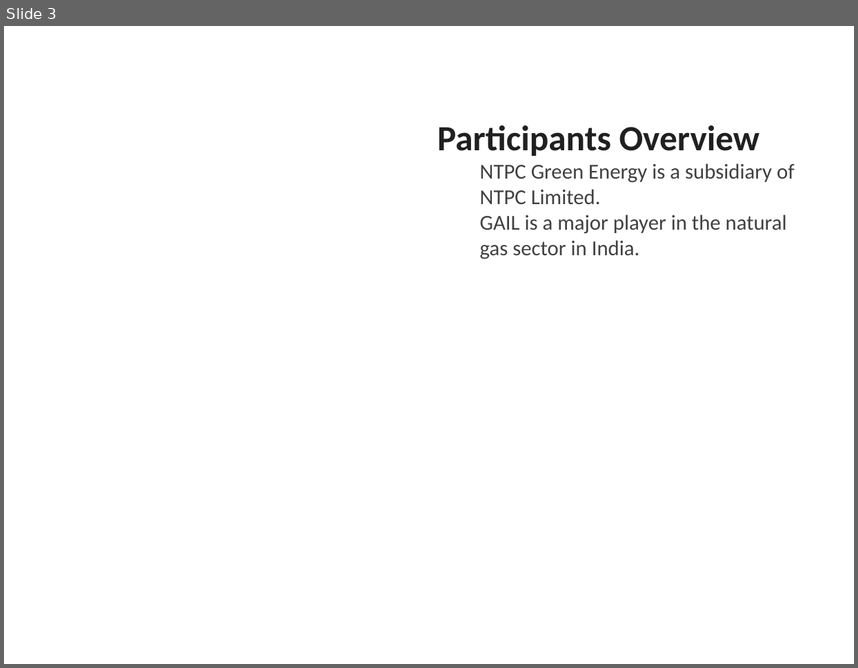
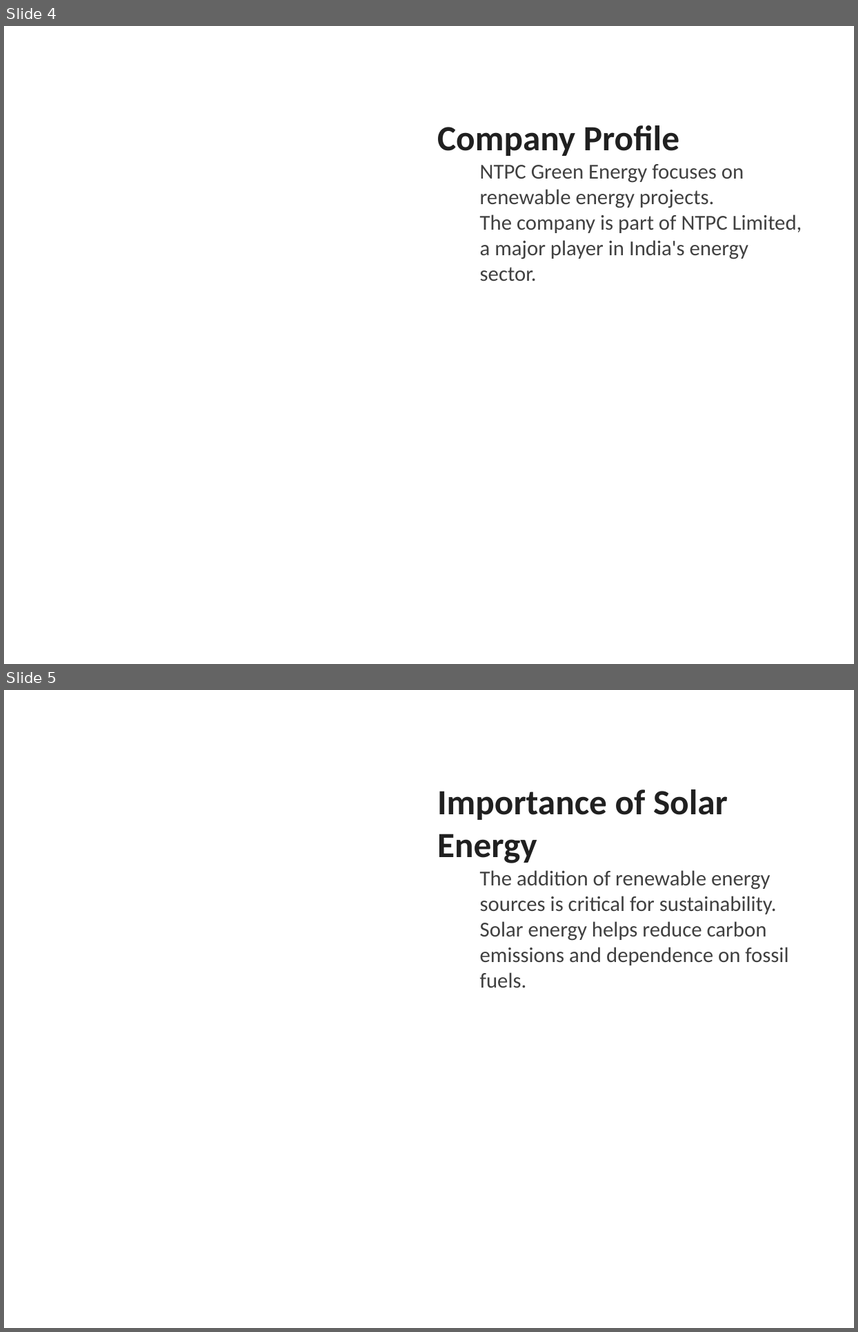
Before and after one commit to gauravsiemens1988/Linkedin-AI-Agent_Personal, a slide deck: drafts/linkedin_carousel.pptx. Shown one above the other, each under a label of ours: slide 3 before the commit, slides 4 and 5 after it. The pictures are 858x668 and 858x1332 pixels, drawn with LibreOffice and Linux fonts; fonts in the diff are those of the drawing. Boxes give left, top, right and bottom in pixels: in the first picture for what was removed or moved away, otherwise in the second. Text is boxed around its words. In the diff, an @@ line names an element or a change of style, - is before the commit and + after.

```diff
--- a/drafts/linkedin_carousel.pptx
+++ b/drafts/linkedin_carousel.pptx
@@ slide 5 added at <box>4,690,854,1328</box>, background #FFFFFF @@
@@ text added at <box>437,789,789,988</box>, 18 pt, text #404040 @@
+Importance of Solar Energy
+  The addition of renewable energy sources is critical for sustainability.
+  Solar energy helps reduce carbon emissions and dependence on fossil fuels.
@@ what was slide 3 is now slide 4 @@
@@ slide 4 changed as well @@
@@ text at <box>437,125,802,281</box>: text changed @@
-Participants Overview
-  NTPC Green Energy is a subsidiary of NTPC Limited.
-  GAIL is a major player in the natural gas sector in India.
+Company Profile
+  NTPC Green Energy focuses on renewable energy projects.
+  The company is part of NTPC Limited, a major player in India's energy sector.
```
Also in this commit, not shown: 1 other slide changed, 3 other slides added, 4 slides removed, 7 other files.
